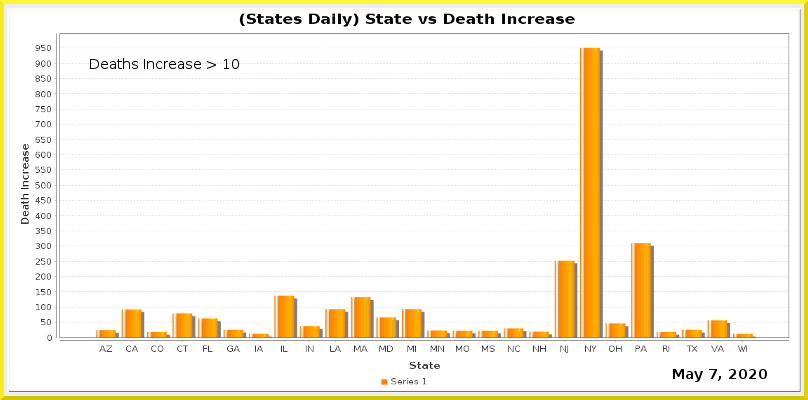
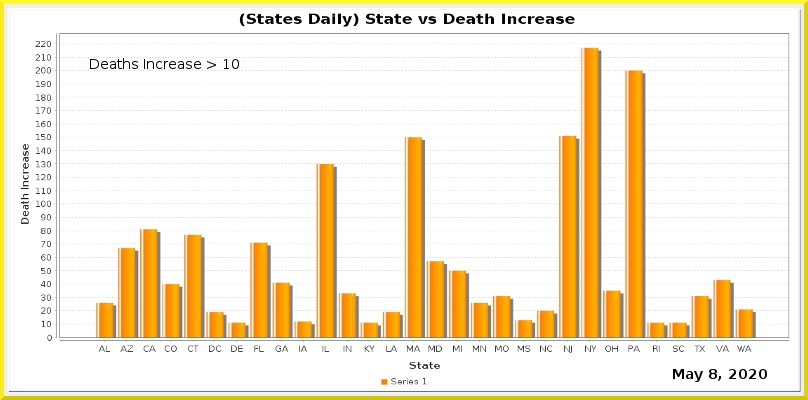
Layer changes from the first 808 x 400 image to the second:
painted on "Current Date" over [709, 369, 717, 379]
painted on "Date_vs_TestIncrease.png" over [35, 40, 789, 353]
